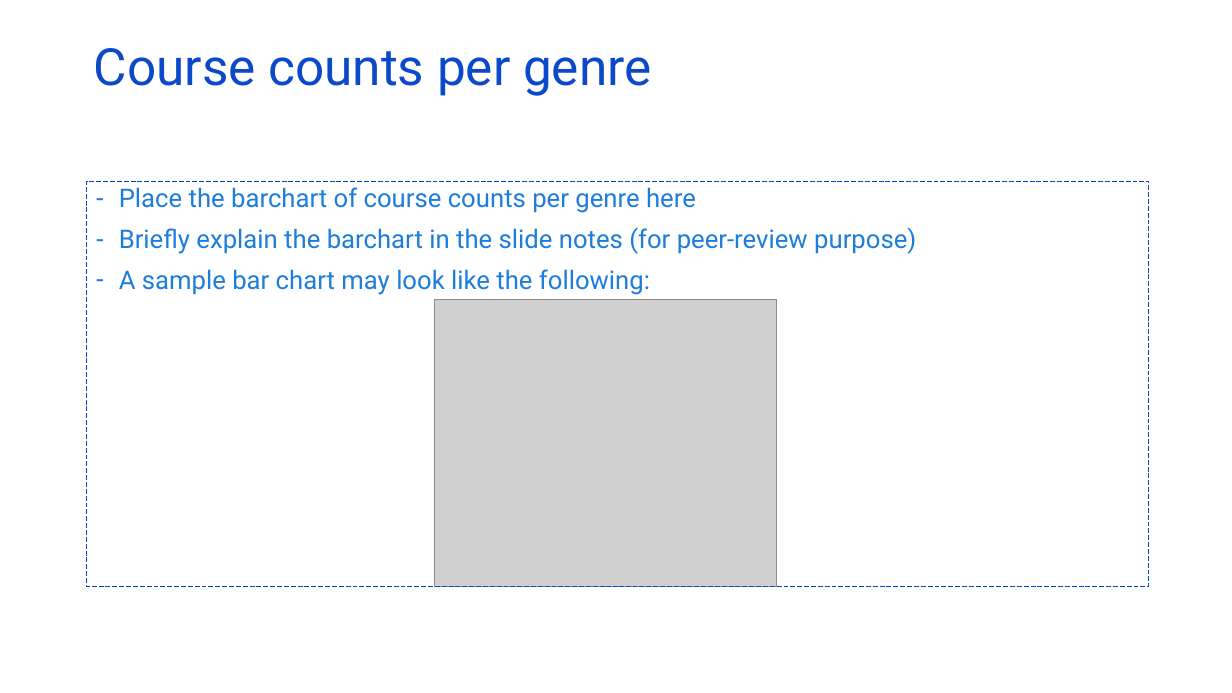
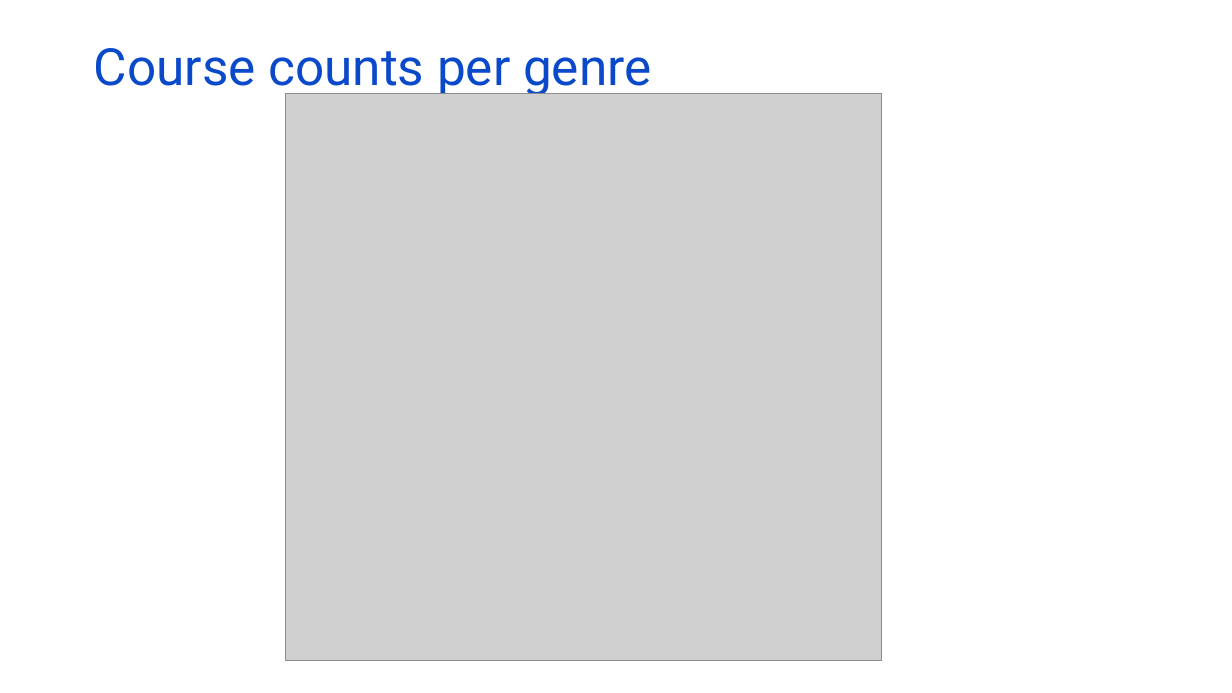
Before and after one commit to kymayodeji/ibm_ml_course, a slide deck: slide 6 of course6_Capstone/ml-capstone-template-coursera.pptx. Drawn at 1232x693 pixels with LibreOffice and Linux fonts; fonts in the diff are those of the drawing; grey boxes stand for pictures. Boxes give left, top, right and bottom in pixels: in the first picture for what was removed or moved away, otherwise in the second. Text is boxed around its words. In the diff, an @@ line names an element or a change of style, - is before the commit and + after.

```diff
--- a/course6_Capstone/ml-capstone-template-coursera.pptx
+++ b/course6_Capstone/ml-capstone-template-coursera.pptx
@@ picture added at <box>286,94,882,661</box> @@
@@ rectangle removed at <box>87,181,1150,587</box> @@
-– Place the barchart of course counts per genre here
-– Briefly explain the barchart in the slide notes (for peer-review purpose)
-– A sample bar chart may look like the following:
@@ picture removed at <box>434,299,777,586</box> @@
```
Also in this commit, not shown: 4 other slides changed, 1 slide added, 1 slide removed, 1 other file.
